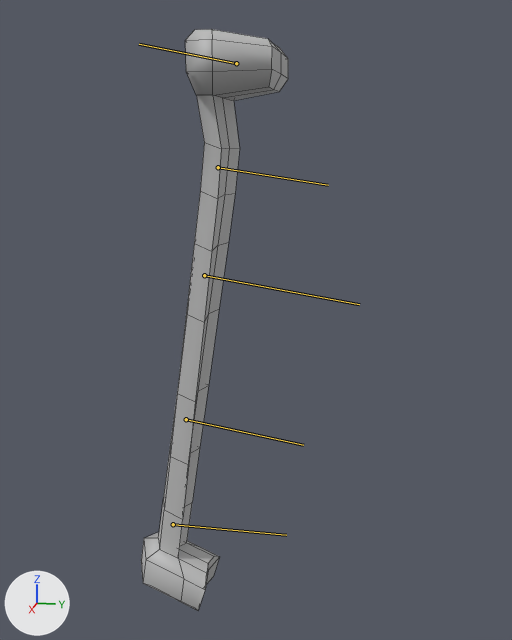
Renders of the FBX model Surgery Project - VR Whitebox/Assets/Resources/Models/Whitebox Models/Whitebox Patellar Graft.fbx from each side of a commit.
Both versions are drawn from a camera (50 mm lens) standing at (0.0454, -0.0529, 0.0619) and looking at (-0.0013, -0.0623, 0.0502). Lighting does not change. The marker at lower left points along +X, +Y and +Z. Both versions are drawn at the pose saved in each file; the numbers are the values there. The bones that bend it are drawn over the model as lines. Mesh edges are drawn as thin lines.

In view in the first picture: 'patellar_graft_geo'.
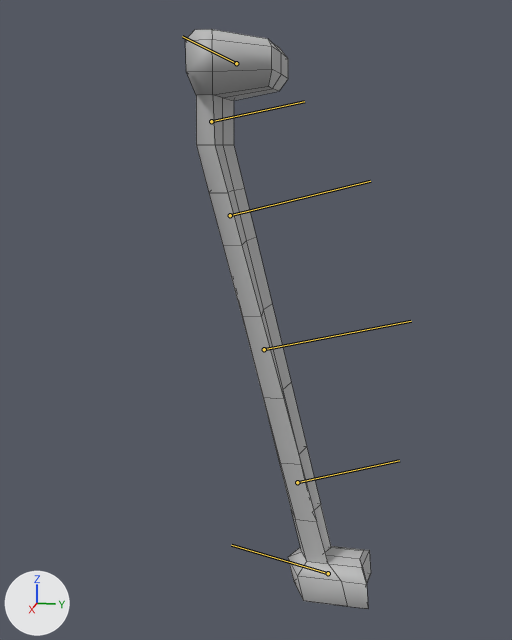
Boxes [x1, y1, x2, y2] around the edits, measured in the pictures (512 x 640 px):
```json
{"object": "patellar_graft_geo", "change": "posed", "before": [141, 29, 288, 610], "after": [185, 29, 371, 609], "on screen": "26% wider"}
{"bone": "patellar_graft_02_jnt", "before": "(218, 167) to (328, 185)", "after": "(211, 121) to (304, 101)"}
```

The change, as JSON lines over the scene's bpy script:
```json
{"block": "bone_patellar_graft_02_jnt", "where": "bone_patellar_graft_02_jnt = bpy.data.objects['Armature'].pose.bones['patellar_graft_02_jnt']  # child of 'patellar_graft_01_jnt'"}
{"op": "set", "path": "bone_patellar_graft_02_jnt.rotation_quaternion", "old": "(0.981, 0.0, 0.0, -0.195)", "new": "(1.0, 0.0, 0.0, 0.0)", "note": "degrees (0, 0, -23) -> degrees (0, 0, 0)"}
```
